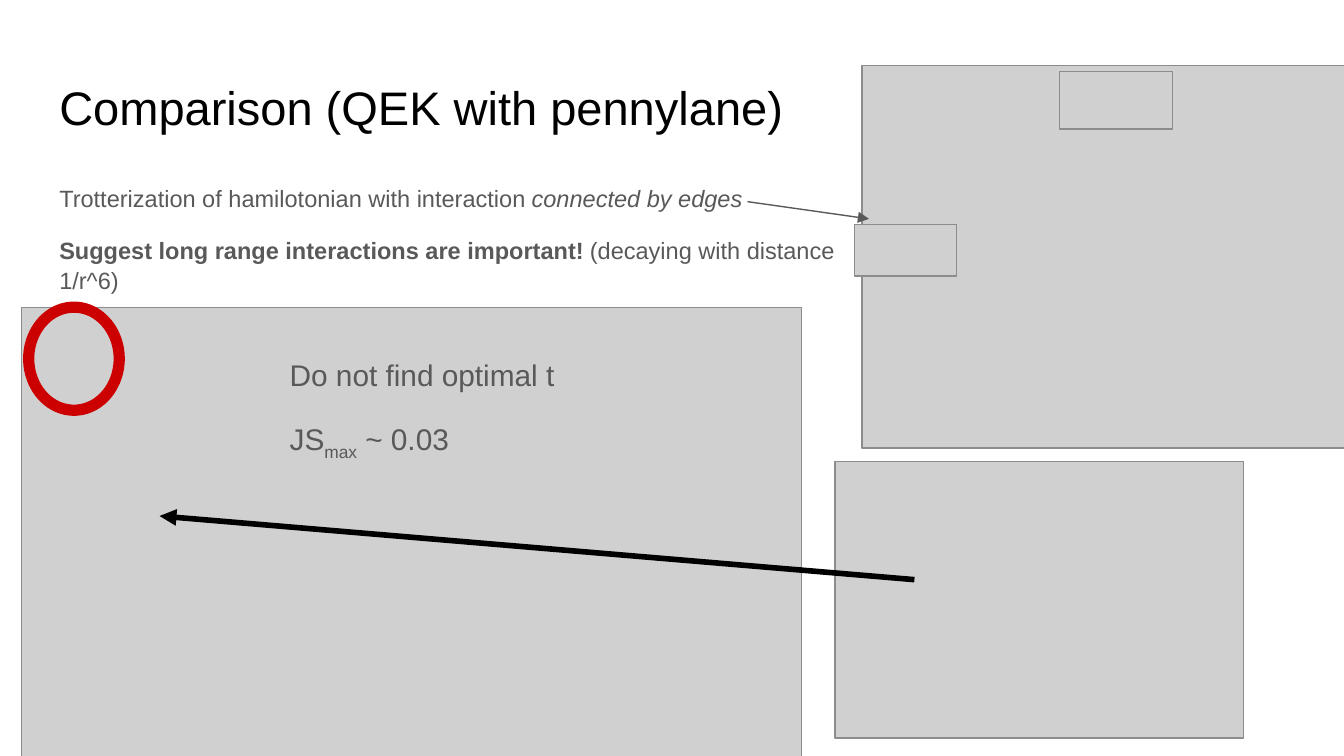
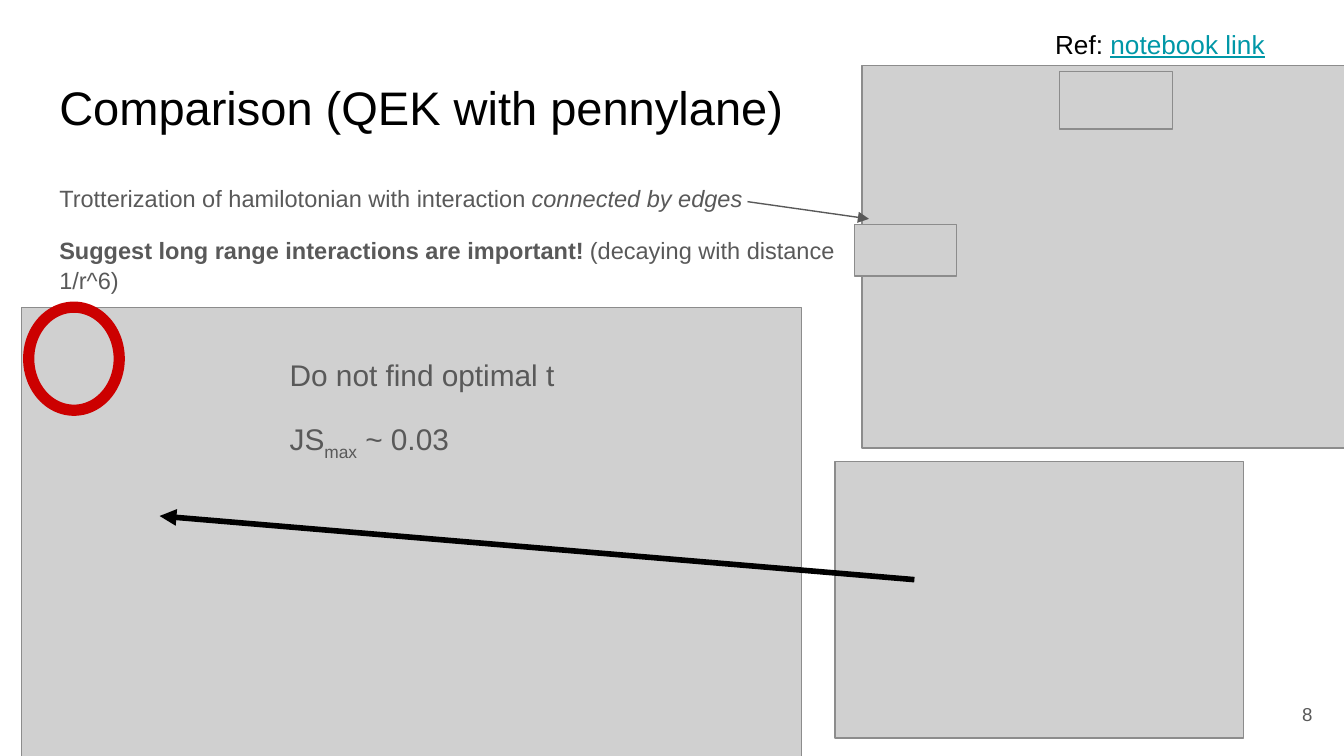
Before and after one commit to teng10/qhack23_rydberg_graph, a slide deck: slide 8 of Qhack_presentation.pptx (slide 7 before the commit). Drawn at 1344x756 pixels with LibreOffice and Linux fonts; fonts in the diff are those of the drawing; grey boxes stand for pictures. Boxes give left, top, right and bottom in pixels: in the first picture for what was removed or moved away, otherwise in the second. Text is boxed around its words. In the diff, an @@ line names an element or a change of style, - is before the commit and + after.

```diff
--- a/Qhack_presentation.pptx
+++ b/Qhack_presentation.pptx
@@ text added at (1055, 35, 1264, 58), 14 pt, text #0097A7, underline @@
+Ref: notebook link
@@ page number added at (1302, 708, 1312, 721), 10 pt, text #595959 @@
+8
```
Also in this commit, not shown: 14 other slides changed, 3 slides added, 4 other files.
